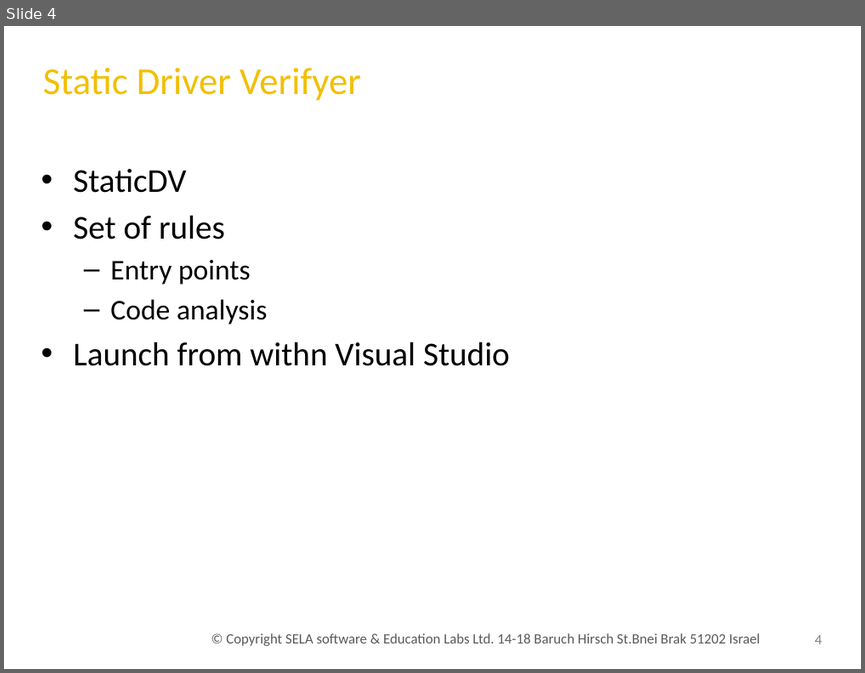
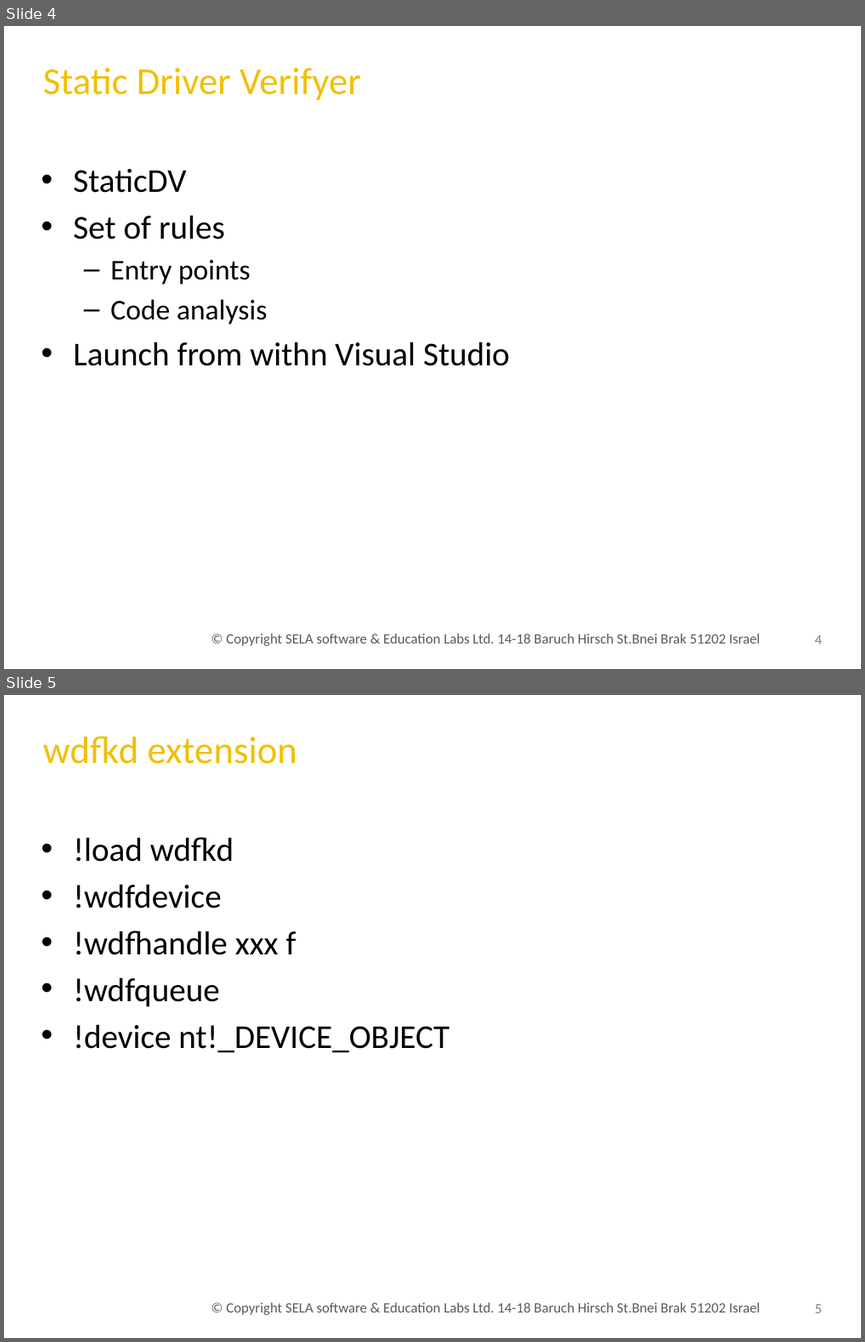
Before and after one commit to uri247/Projects, a slide deck: pmgmt/Pow060.Tools.pptx. Shown one above the other, each under a label of ours: slide 4 before the commit, slides 4 and 5 after it. The pictures are 865x673 and 865x1342 pixels, drawn with LibreOffice and Linux fonts; fonts in the diff are those of the drawing; background and template pictures are left out. Boxes give left, top, right and bottom in pixels: in the first picture for what was removed or moved away, otherwise in the second. Text is boxed around its words. In the diff, an @@ line names an element or a change of style, - is before the commit and + after.

```diff
--- a/pmgmt/Pow060.Tools.pptx
+++ b/pmgmt/Pow060.Tools.pptx
@@ slide 5 added at (4,695,861,1338), background picture (left out) @@
@@ title added at (43,736,297,764), 32 pt, text gradient #DC8506 to #F2BF04 to #FFFFCC @@
+wdfkd extension
@@ text added at (73,837,449,1053), 28 pt, text #000000 @@
+• !load wdfkd
+• !wdfdevice
+• !wdfhandle xxx f
+• !wdfqueue
+• !device nt!_DEVICE_OBJECT
@@ text added at (226,1302,760,1315), 12 pt, text #595959 @@
+© Copyright SELA software & Education Labs Ltd. 14-18 Baruch Hirsch St.Bnei Brak 51202 Israel
@@ page number added at (815,1304,822,1313), 12 pt, text #808080 @@
+5
```
Also in this commit, not shown: 19 other files.
